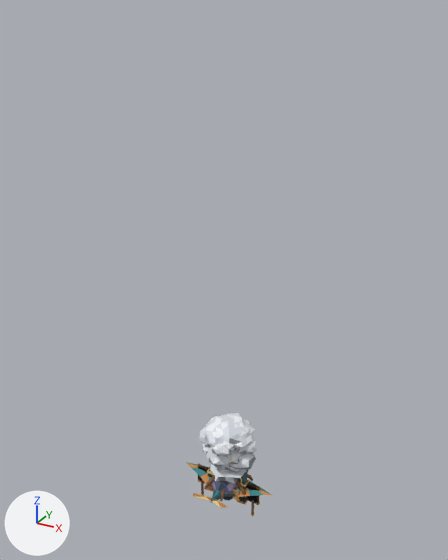
The glTF model art/import/Aether-Isles-Originals.glb, before and after one commit.
Both versions are drawn from a 50 mm lens placed at (11.9, -22.1, 22.4), pointed at (-0.4, 0.3, 11.2). The lights are fixed; the arrows at lower left show +X, +Y and +Z. The picture after the commit comes second.

Before the edit, the objects in view are built like this:
```python
ob_aetherhearttree = bpy.data.objects.new('AetherheartTree', me_aetherhearttreegeometry)
ob_aetherhearttree.location = (0.0, 0.0, 0.0)
ob_emberoaktree = bpy.data.objects.new('EmberoakTree', me_emberoaktreegeometry)
ob_emberoaktree.location = (0.0, 0.0, 0.0)
ob_tidewing = bpy.data.objects.new('Tidewing', me_tidewinggeometry)
ob_tidewing.location = (0.0, 0.0, 0.0)
```
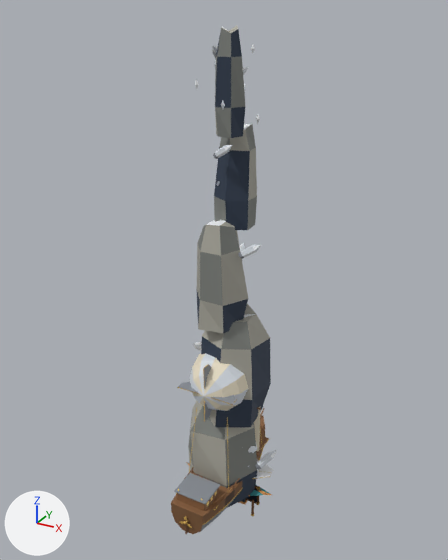
Where the change shows, as pixel boxes [x1, y1, x2, y2] in the pictures (448 x 560 px):
'StormSpire', added: after [188, 26, 277, 508]
    faces in mat_aetherpalette_mtl_shade29 (dark blue #2e3b4e): [196, 29, 271, 508]
    faces in mat_aetherpalette_mtl_shade19 (grey #a9a79c): [188, 26, 270, 486]
    faces in mat_aetherpalette_mtl_shade20 (grey #7e817c): [188, 28, 257, 488]
    faces in mat_aetherpalette_mtl_shade11 (white #d9dfe6): [193, 46, 277, 468]
    faces in mat_aetherpalette_mtl_shade16 (white #f0f3f6): [194, 26, 276, 462]
'Skyship', added: after [171, 353, 273, 534]
    faces in mat_aetherpalette_mtl_shade27 (pale yellow #e9dfc7): [192, 353, 260, 451]
    faces in mat_aetherpalette_mtl_shade15 (grey #878c93): [174, 364, 236, 532]
    faces in mat_aetherpalette_mtl_shade11 (white #d9dfe6): [189, 353, 248, 411]
    faces in mat_aetherpalette_mtl_shade31 (brown #8a6240): [171, 407, 269, 516]
    faces in mat_aetherpalette_mtl_shade18 (brown #7a5636): [171, 440, 268, 534]
'AetherheartTree', unchanged, covered by the edit: before [199, 413, 257, 501]; after [248, 445, 257, 453]

Diff of the bpy script that builds the scene:
```diff
--- a/art/import/Aether-Isles-Originals.glb.py
+++ b/art/import/Aether-Isles-Originals.glb.py
@@ me_stormspiregeometry @@
+me_stormspiregeometry.from_pydata(...)  # 435 vertices, 770 faces; spans x -2.3..2.3, y -1.8..1.9, z 0.0..21.8
+# faces by material slot: [226, 180, 155, 73, 74, 62]
+me_stormspiregeometry.materials.append(mat_aetherpalette_mtl_shade11)  # white #d9dfe6
+me_stormspiregeometry.materials.append(mat_aetherpalette_mtl_shade15)  # grey #878c93
+me_stormspiregeometry.materials.append(mat_aetherpalette_mtl_shade16)  # white #f0f3f6
+me_stormspiregeometry.materials.append(mat_aetherpalette_mtl_shade19)  # grey #a9a79c
+me_stormspiregeometry.materials.append(mat_aetherpalette_mtl_shade20)  # grey #7e817c
+me_stormspiregeometry.materials.append(mat_aetherpalette_mtl_shade29)  # dark blue #2e3b4e
@@ me_skyshipgeometry @@
+me_skyshipgeometry.from_pydata(...)  # 866 vertices, 1494 faces; spans x -2.19..2.19, y -4.16..4.21, z 0.06..8.26
+me_skyshipgeometry.materials.append(mat_aetherpalette_mtl_shade11)  # white #d9dfe6
+me_skyshipgeometry.materials.append(mat_aetherpalette_mtl_shade15)  # grey #878c93
+me_skyshipgeometry.materials.append(mat_aetherpalette_mtl_shade16)  # white #f0f3f6
+me_skyshipgeometry.materials.append(mat_aetherpalette_mtl_shade17)  # brown #4a3426
+me_skyshipgeometry.materials.append(mat_aetherpalette_mtl_shade18)  # brown #7a5636
+me_skyshipgeometry.materials.append(mat_aetherpalette_mtl_shade23)  # orange #c9a24e
+me_skyshipgeometry.materials.append(mat_aetherpalette_mtl_shade26)  # yellow #ffe08a
+me_skyshipgeometry.materials.append(mat_aetherpalette_mtl_shade27)  # pale yellow #e9dfc7
+me_skyshipgeometry.materials.append(mat_aetherpalette_mtl_shade31)  # brown #8a6240
+me_skyshipgeometry.materials.append(mat_aetherpalette_mtl_shade32)  # yellow #d9b65c
@@ ob_stormspire @@
+ob_stormspire = bpy.data.objects.new('StormSpire', me_stormspiregeometry)
+ob_stormspire.location = (0.0, 0.0, 0.0)
@@ ob_skyship @@
+ob_skyship = bpy.data.objects.new('Skyship', me_skyshipgeometry)
+ob_skyship.location = (0.0, 0.0, 0.0)
```
